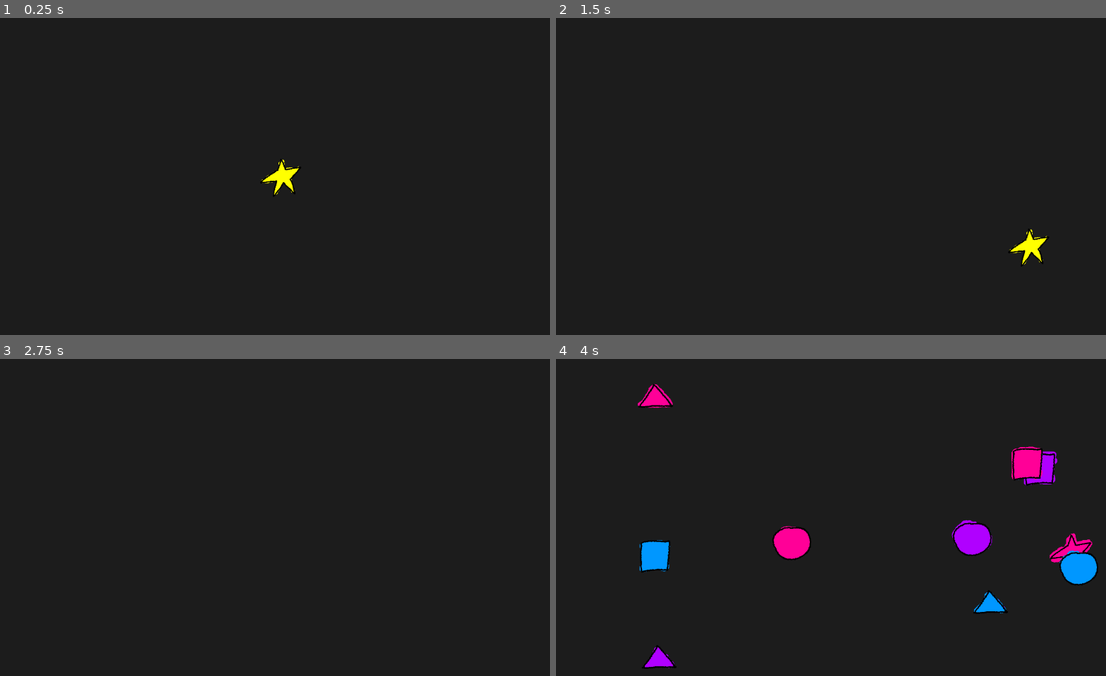
Above: before the commit, frames 1-4 (two rows, left to right).
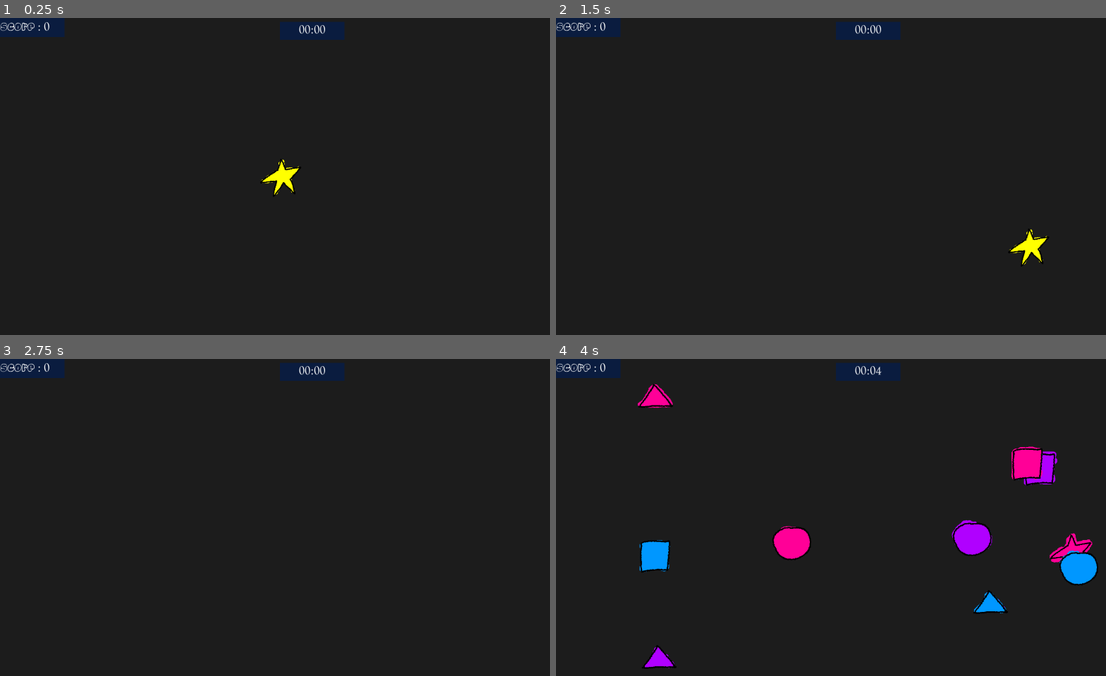
Above: after the commit, the same moments.

Repository: JAKE-code-dotcom/Match-Em
Game: Godot game, scene res://scenes/level.tscn
Two runs of this game, one before a commit and one after it. Both use one fixed random seed, a clock stepped at 60 frames per second and the inputs below.
Inputs:
- Up to frame 1 (0.25 s): no input
- Up to frame 2 (1.5 s): tap Enter at 0.5 s; hold D (right) 0.53-1.28 s; hold Space (ret) 0.53-1.28 s; hold S (down) from 1.28 s (still down); tap Shift (dash) at 1.35 s
- Up to frame 3 (2.75 s): tap Space (ret) at 1.55 s; release S (down) at 2.03 s; hold D (right) from 2.03 s (still down); hold Space (ret) from 2.03 s (still down)
- Up to frame 4 (4 s): release D (right) at 2.78 s; release Space (ret) at 2.78 s; hold W (up) 2.78-3.53 s; tap Space (ret) at 2.85 s; tap Enter at 3.5 s; hold A (left) from 3.53 s (still down); hold Space (ret) from 3.53 s (still down); tap Shift (dash) at 3.6 s

The runs differ from the first frame. In frame 1, 1.3% of the frame differs, in the area x 0-63%, y 0-7%; in frame 2, 1.3%; in frame 3, 1.3%; in frame 4, 1.3%.
Error in both runs: Invalid access to property or key 'player_color' on a base object of type 'Node (ScoreManager.gd)'. (res://scenes/circle.gd:13)

Commit message:
added timer

Diff:
--- a/scenes/level.gd
+++ b/scenes/level.gd
@@ -11,6 +11,10 @@
 func _ready() -> void:
 	$Player/PlayerImage.texture = load("res://Player/P4.png")
 	$StartTimer.start()
+	$ScoreRect/Sc.text = "Score : "+str(ScoreManager.score)
+
+func _process(_delta: float) -> void:
+	$TimeRect/Time.text = "%02d:%02d" % time_lf()
 
 #the shape spawning function (ran if the level timer did not end and the player collected its colors)
 func set_up():
@@ -62,6 +66,7 @@
 	$Player/PlayerImage.texture = load("res://Player/P"+str(ff)+".png")
 	player_color = ff
 	$LevelTimer.start()
+
 	await(get_tree().create_timer(1.0).timeout)
 	can_coll = true
 func _on_correct (shape) :
@@ -74,6 +79,7 @@
 
 func _on_incorrect(shape):
 	if can_coll == true :
+		ScoreManager.reset_score()
 		get_tree().change_scene_to_file("res://scenes/retry.tscn")
 
 
@@ -82,3 +88,9 @@
 	if collected < 3 :
 		ScoreManager.reset_score()
 		get_tree().change_scene_to_file("res://scenes/retry.tscn")
+
+func time_lf () :
+	var time_left = $LevelTimer.time_left
+	var minute = floor(time_left /60)
+	var second = int (time_left) %60
+	return[minute , second]
--- a/scenes/level.tscn
+++ b/scenes/level.tscn
@@ -2,6 +2,7 @@
 
 [ext_resource type="PackedScene" uid="uid://dnwqhrcidgoun" path="res://scenes/player.tscn" id="1_2q6dc"]
 [ext_resource type="Script" uid="uid://86jrrqyi8354" path="res://scenes/level.gd" id="1_w8frs"]
+[ext_resource type="FontFile" uid="uid://c4vgj3l730cgw" path="res://font/child.otf" id="3_w8frs"]
 
 [sub_resource type="RectangleShape2D" id="RectangleShape2D_w8frs"]
 size = Vector2(1756.625, 26)
@@ -13,9 +14,19 @@
 script = ExtResource("1_w8frs")
 
 [node name="ColorRect" type="ColorRect" parent="." unique_id=1510536501]
-offset_right = 1922.0
-offset_bottom = 1083.0
+offset_right = 1833.0
+offset_bottom = 1074.0
 color = Color(0, 0, 0, 0.63529414)
+
+[node name="Label" type="Label" parent="." unique_id=1090833577]
+offset_left = 512.0
+offset_top = 375.0
+offset_right = 1358.0
+offset_bottom = 604.0
+theme_override_fonts/font = ExtResource("3_w8frs")
+theme_override_font_sizes/font_size = 70
+horizontal_alignment = 1
+vertical_alignment = 1
 
 [node name="Player" parent="." unique_id=1552422847 instance=ExtResource("1_2q6dc")]
 position = Vector2(569, 287)
@@ -56,5 +67,41 @@
 wait_time = 5.0
 one_shot = true
 
+[node name="ScoreRect" type="ColorRect" parent="." unique_id=1747090158]
+offset_right = 202.0
+offset_bottom = 60.0
+color = Color(0.039215688, 0.10980392, 0.24705882, 1)
+
+[node name="Sc" type="Label" parent="ScoreRect" unique_id=625336882]
+layout_mode = 1
+anchors_preset = -1
+anchor_top = 0.15
+anchor_right = 0.97200006
+anchor_bottom = 0.77400005
+offset_left = 1.0
+offset_right = 1.6559906
+offset_bottom = 4.5599976
+theme_override_fonts/font = ExtResource("3_w8frs")
+theme_override_font_sizes/font_size = 37
+text = "Score : "
+
+[node name="TimeRect" type="ColorRect" parent="." unique_id=1008827667]
+offset_left = 875.0
+offset_top = 12.0
+offset_right = 1077.0
+offset_bottom = 68.0
+color = Color(0.039215688, 0.10980392, 0.24705882, 1)
+
+[node name="Time" type="Label" parent="TimeRect" unique_id=1890420792]
+layout_mode = 1
+anchors_preset = -1
+anchor_right = 1.0
+anchor_bottom = 0.9110001
+offset_bottom = 0.98399734
+theme_override_fonts/font = ExtResource("3_w8frs")
+theme_override_font_sizes/font_size = 37
+horizontal_alignment = 1
+vertical_alignment = 1
+
 [connection signal="timeout" from="StartTimer" to="." method="_on_timer_timeout"]
 [connection signal="timeout" from="LevelTimer" to="." method="_on_level_timer_timeout"]
--- a/scripts/ScoreManager.gd
+++ b/scripts/ScoreManager.gd
@@ -4,7 +4,6 @@
 
 func add_points(points: int):
 	score += points
-	print("Score: ", score)
 
 func reset_score():
 	score = 0
